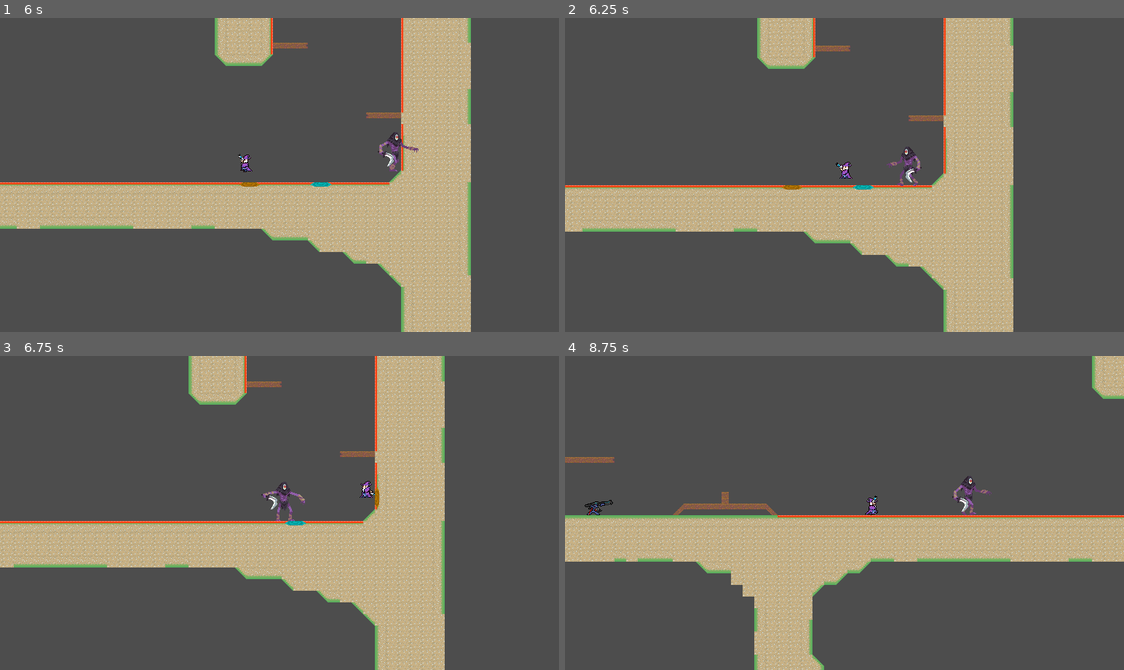
Above: before the commit, frames 1-4 (two rows, left to right).
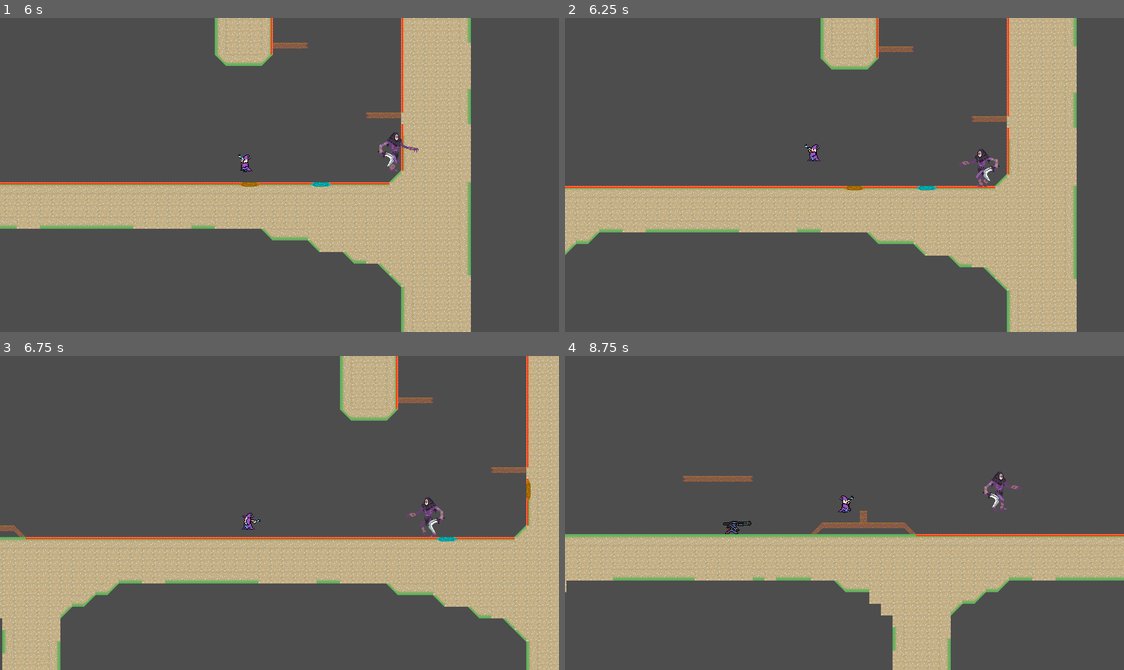
Above: after the commit, the same moments.

Repository: haruo-gabriel/portal2d
Game: Godot game, scene res://levels/test.tscn
Same seed, same stepped clock (60 frames per second), same inputs: the game is played once before the commit and once after it. This scene is started directly instead of the project's main scene.
Inputs (mouse positions are in pixels of both pictures, inside the frame that each line leads up to):
- Up to frame 1 (6 s): move the mouse to (402, 159) at 0.52 s; hold Shift (crouch) 0.53-1.28 s; hold D (move_right) 0.53-2.03 s; tap Space (jump) at 0.77, 1.52, 3.02, 3.77, 4.52 s; move the mouse to (167, 190) at 1.27 s; click (167, 190) at 1.35 s; move the mouse to (335, 105) at 2.02 s; hold A (move_left) 2.03-2.78 s; right-click (335, 105) at 2.1 s; move the mouse to (251, 237) at 2.77 s; hold D (move_right) 2.78-4.28 s; tap Shift (crouch) at 2.85 s; move the mouse to (447, 222) at 3.52 s; click (447, 222) at 3.6 s; move the mouse to (111, 127) at 4.27 s; hold A (move_left) 4.28-5.03 s; right-click (111, 127) at 4.35 s; move the mouse to (307, 175) at 5.02 s; hold D (move_right) 5.03-5.78 s; hold Shift (crouch) 5.03-5.78 s; move the mouse to (195, 96) at 5.77 s; hold A (move_left) from 5.78 s (still down); click (195, 96) at 5.85 s
- Up to frame 2 (6.25 s): keep holding A (move_left); tap Space (jump) at 6.02 s
- Up to frame 3 (6.75 s): keep holding A (move_left); move the mouse to (402, 497) at 6.52 s; right-click (402, 497) at 6.6 s
- Up to frame 4 (8.75 s): tap Space (jump) at 6.77, 7.52 s; move the mouse to (732, 528) at 7.27 s; release A (move_left) at 7.28 s; hold D (move_right) from 7.28 s (still down); tap Shift (crouch) at 7.35 s; move the mouse to (900, 443) at 8.02 s; click (900, 443) at 8.1 s

Frame 1 is identical in both runs. In frame 2, 33% of the frame differs, in the area x 0-92%, y 0-100%; in frame 3, 38%, in the area x 0-100%, y 0-100%; in frame 4, 26%.

Commit message:
increasing portal cooldown

Diff:
--- a/godot project/portals/common/portal.gd
+++ b/godot project/portals/common/portal.gd
@@ -8,7 +8,7 @@
 
 var cooldown: int = 0
 
-const _TELEPORT_COOLDOWN: int = 5
+const _TELEPORT_COOLDOWN: int = 10
 const _POSITION_OFFSET_CONSTANT: Vector2 = Vector2(5, 5)
 
 func _get_other_portal() -> Portal:
